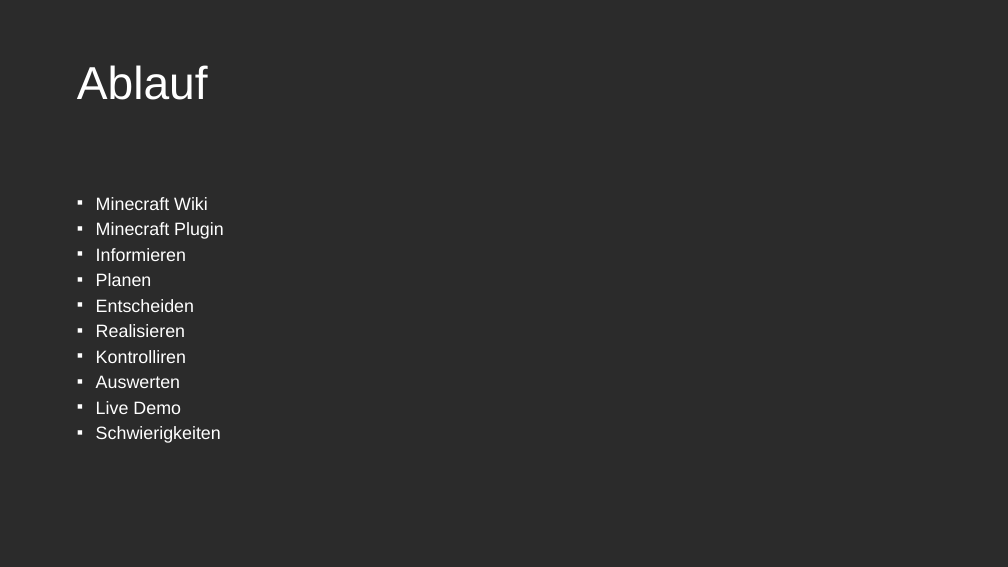
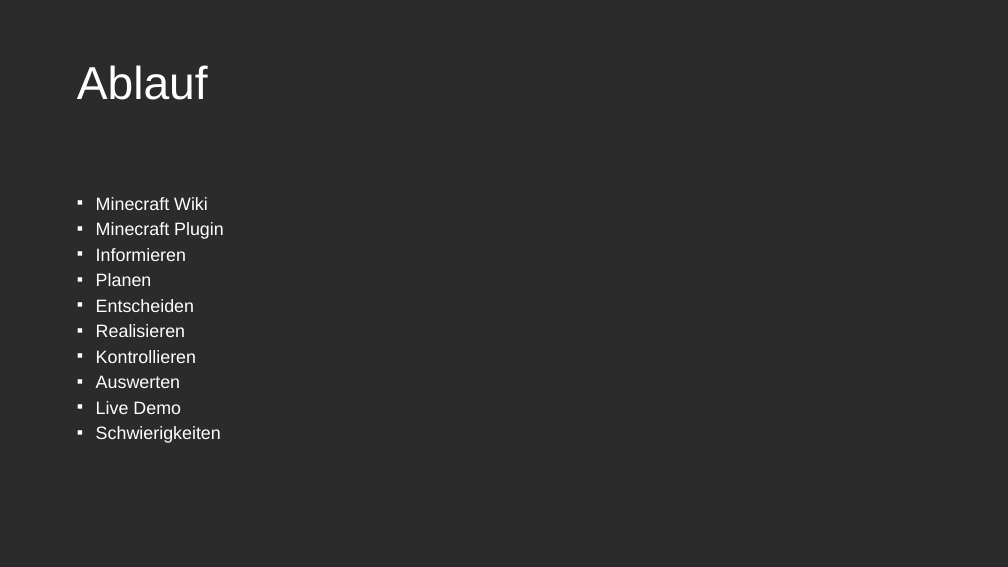
Before and after one commit to The12Forest/BBZW-M431-Wiki, a slide deck: slide 2 of Dokumentation/MinecraftWikiPPTX.pptx. Drawn at 1008x567 pixels with LibreOffice and Linux fonts; fonts in the diff are those of the drawing; background and template pictures are left out; a plain dark background stands for a picture behind light text. Boxes give left, top, right and bottom in pixels: in the first picture for what was removed or moved away, otherwise in the second. Text is boxed around its words. In the diff, an @@ line names an element or a change of style, - is before the commit and + after.

```diff
--- a/Dokumentation/MinecraftWikiPPTX.pptx
+++ b/Dokumentation/MinecraftWikiPPTX.pptx
@@ text at box(96, 350, 196, 363): text changed @@
-▪ Kontrolliren
+▪ Kontrollieren
```
Also in this commit, not shown: 1 other slide changed.
